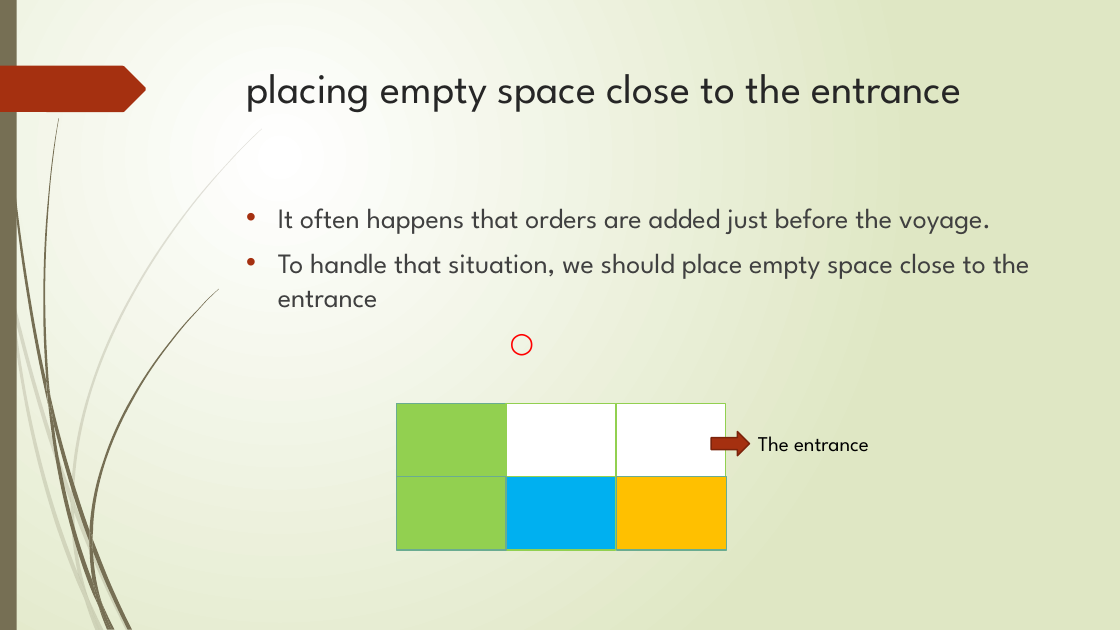
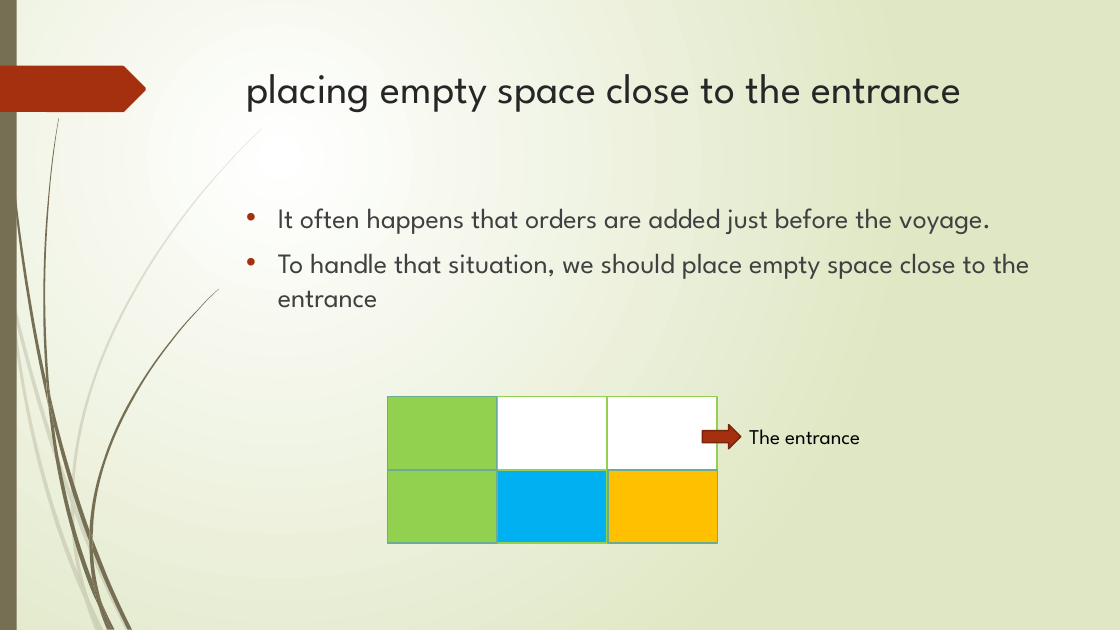
Before and after one commit to r-kurosu/kline_new, a slide deck: slide 14 of 中間報告.pptx. Drawn at 1120x630 pixels with LibreOffice and Linux fonts; fonts in the diff are those of the drawing. Boxes give left, top, right and bottom in pixels: in the first picture for what was removed or moved away, otherwise in the second. Text is boxed around its words. In the diff, an @@ line names an element or a change of style, - is before the commit and + after.

```diff
--- a/中間報告.pptx
+++ b/中間報告.pptx
@@ text at (278, 208, 1030, 308): paragraph removed @@
-○
@@ 6 rectangles, 1 text, 1 right arrow: place and size @@
-6 rectangles, 1 text, 1 right arrow at (397, 403, 869, 550)
+6 rectangles, 1 text, 1 right arrow at (387, 397, 860, 543)
```
Also in this commit, not shown: 8 other slides changed.
